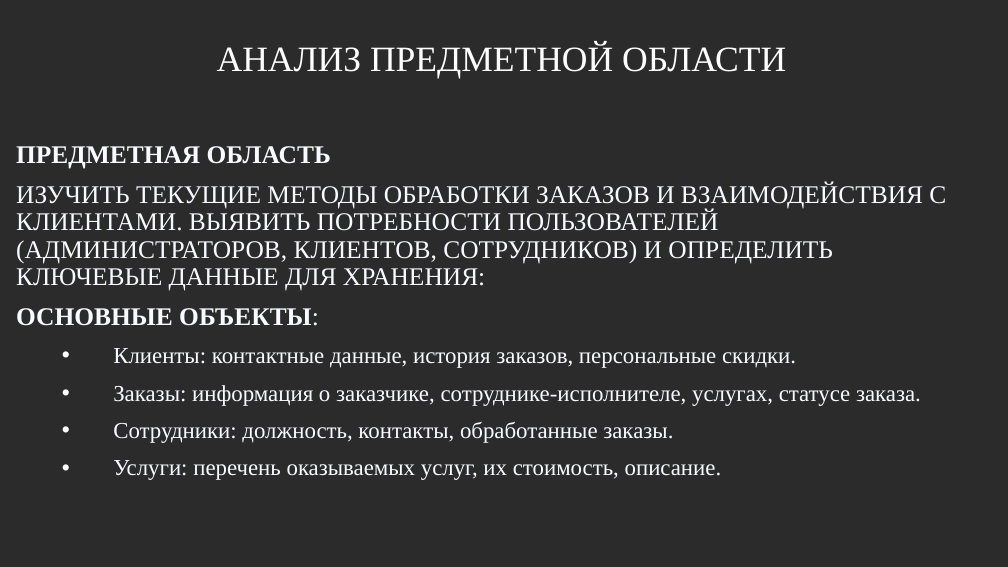
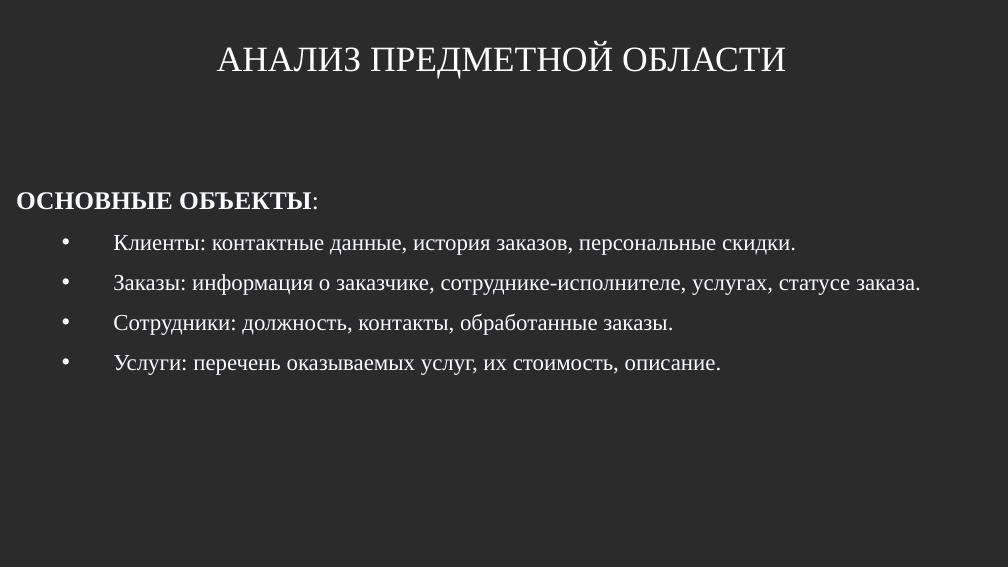
Before and after one commit to SVK-314/pop, a slide deck: slide 3 of kyrsach.odp. Drawn at 1008x567 pixels with LibreOffice and Linux fonts; fonts in the diff are those of the drawing; background and template pictures are left out; a plain dark background stands for a picture behind light text. Boxes give left, top, right and bottom in pixels: in the first picture for what was removed or moved away, otherwise in the second. Text is boxed around its words. In the diff, an @@ line names an element or a change of style, - is before the commit and + after.

```diff
--- a/kyrsach.odp
+++ b/kyrsach.odp
@@ text "ОСНОВНЫЕ ОБЪЕКТЫ:" at <box>16,192,921,375</box>: line spacing 0.9 to 1 @@
@@ text at <box>16,146,946,291</box>: paragraphs removed @@
-ПРЕДМЕТНАЯ ОБЛАСТЬ
-ИЗУЧИТЬ ТЕКУЩИЕ МЕТОДЫ ОБРАБОТКИ ЗАКАЗОВ И ВЗАИМОДЕЙСТВИЯ С КЛИЕНТАМИ. ВЫЯВИТЬ ПОТРЕБНОСТИ ПОЛЬЗОВАТЕЛЕЙ (АДМИНИСТРАТОРОВ, КЛИЕНТОВ, СОТРУДНИКОВ) И ОПРЕДЕЛИТЬ КЛЮЧЕВЫЕ ДАННЫЕ ДЛЯ ХРАНЕНИЯ:
```
Also in this commit, not shown: 3 other slides changed, 1 slide removed, 2 other files.
